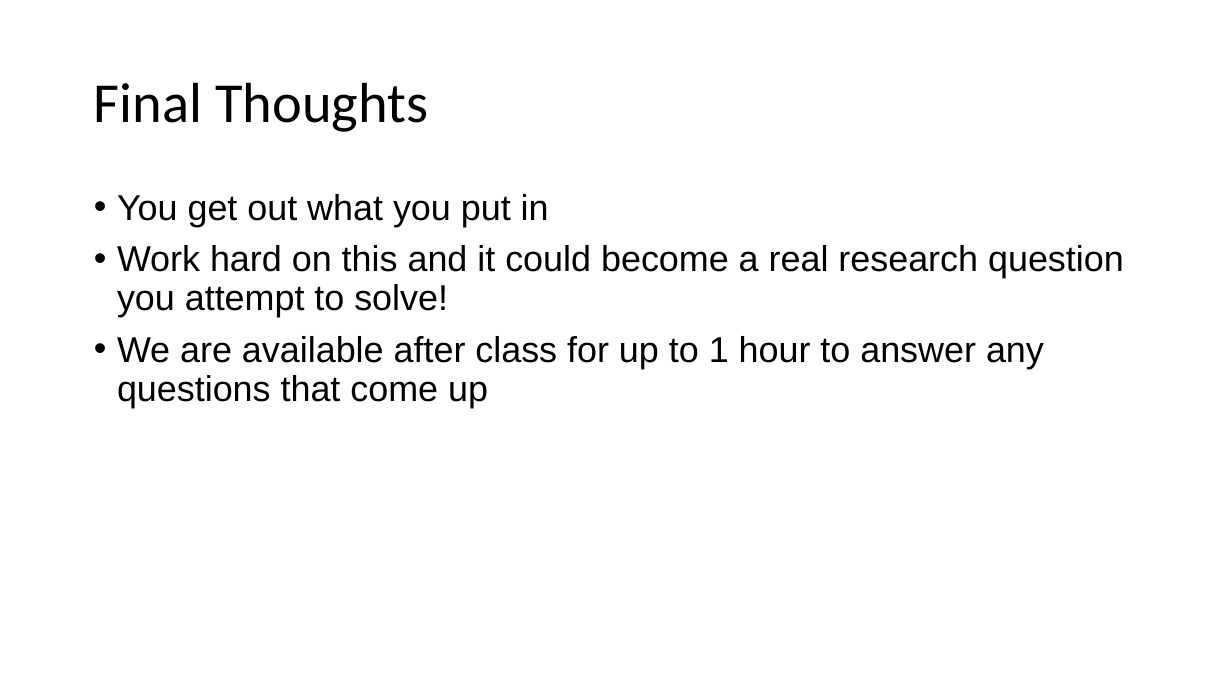
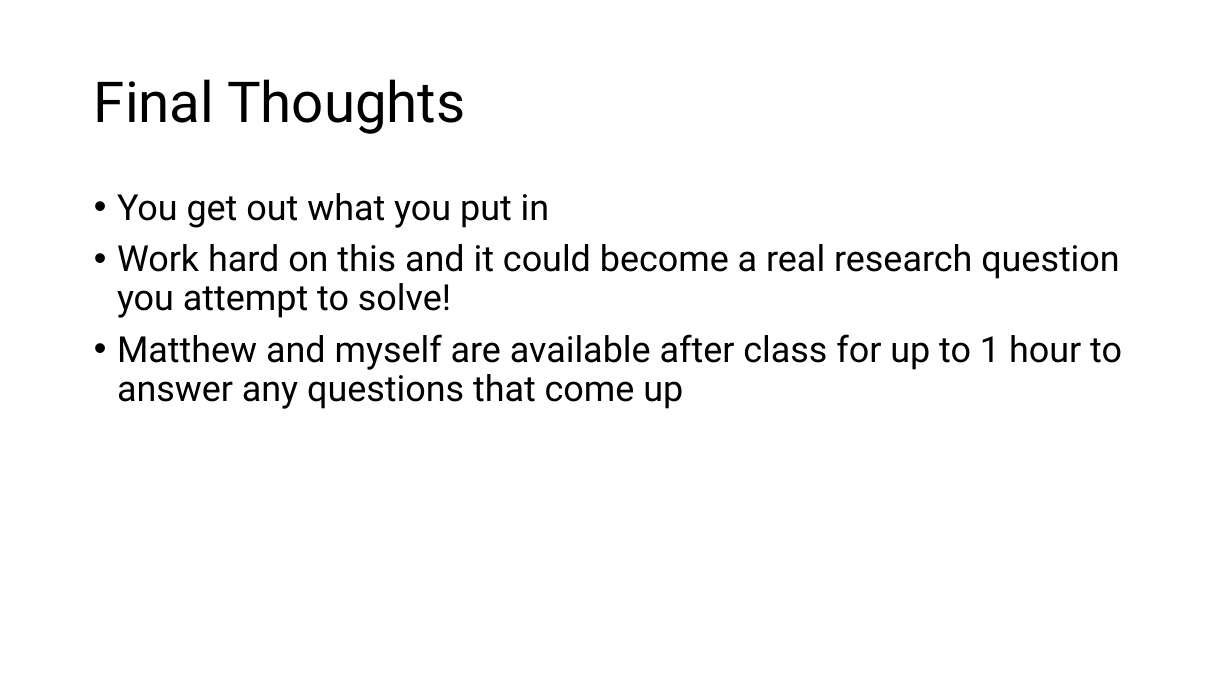
Before and after one commit to slostett/Intro_to_AI_in_Medicine_Course_Materials, a slide deck: slide 13 of Lecture Slides/Lec 12 Project Intro.pptx. Drawn at 1232x693 pixels with LibreOffice and Linux fonts; fonts in the diff are those of the drawing. Boxes give left, top, right and bottom in pixels: in the first picture for what was removed or moved away, otherwise in the second. Text is boxed around its words. In the diff, an @@ line names an element or a change of style, - is before the commit and + after.

```diff
--- a/Lecture Slides/Lec 12 Project Intro.pptx
+++ b/Lecture Slides/Lec 12 Project Intro.pptx
@@ title "Final Thoughts" at bbox=[94, 79, 465, 134]: font Calibri to Roboto @@
@@ text at bbox=[117, 193, 1120, 318]: font Arial to Roboto in "You get out what you put in", "Work hard on this and it could ..."; more space between paragraphs @@
@@ text at bbox=[117, 334, 1122, 409]: text changed; font Arial to Roboto @@
-• We are available after class for up to 1 hour to answer any questions that come up
+• Matthew and myself are available after class for up to 1 hour to answer any questions that come up
```
Also in this commit, not shown: 12 other slides changed, 13 other files.
